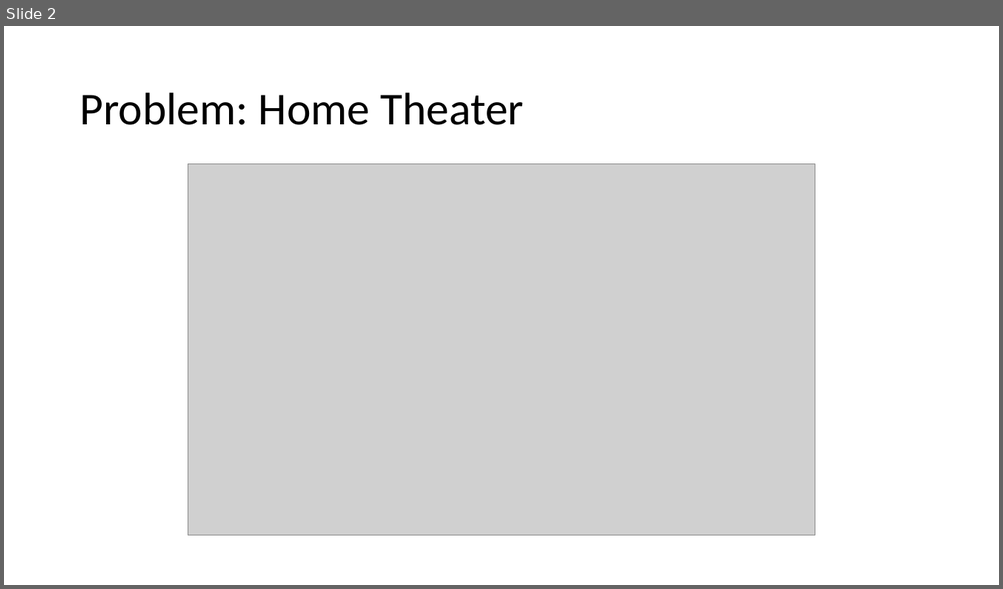
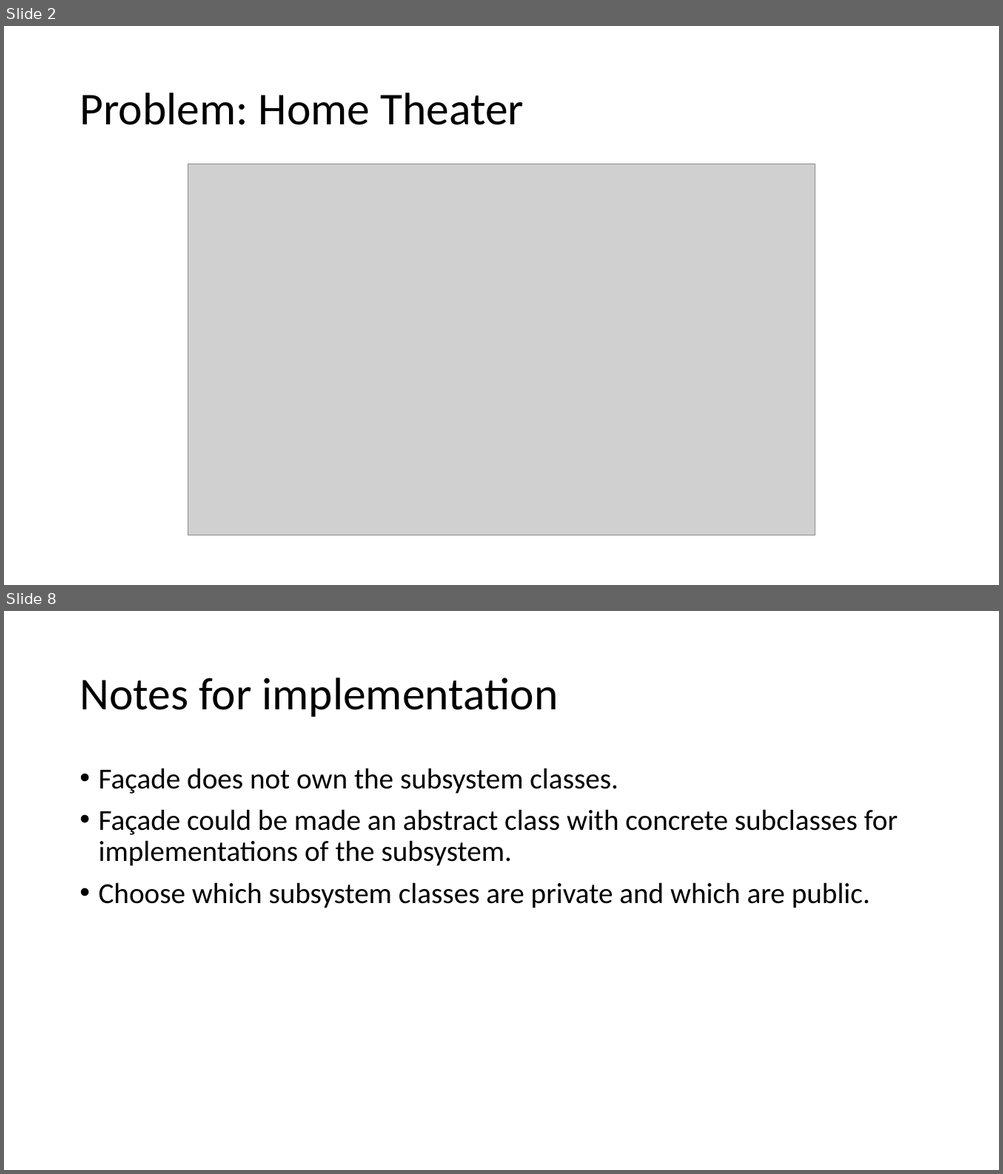
Before and after one commit to crsdrw/patterns, a slide deck: Patterns/docs/Facade.pptx. Shown one above the other, each under a label of ours: slide 2 before the commit, slides 2 and 8 after it; the slides between them are not shown. The pictures are 1003x589 and 1003x1174 pixels, drawn with LibreOffice and Linux fonts; fonts in the diff are those of the drawing; grey boxes stand for pictures. Boxes give left, top, right and bottom in pixels: in the first picture for what was removed or moved away, otherwise in the second. Text is boxed around its words. In the diff, an @@ line names an element or a change of style, - is before the commit and + after.

```diff
--- a/Patterns/docs/Facade.pptx
+++ b/Patterns/docs/Facade.pptx
@@ slide 8 added at bbox=[4, 611, 999, 1170], background #FFFFFF @@
@@ title added at bbox=[79, 678, 558, 717], 44 pt, text #000000 @@
+Notes for implementation
@@ text added at bbox=[99, 768, 897, 908], 28 pt, text #000000 @@
+• Façade does not own the subsystem classes.
+• Façade could be made an abstract class with concrete subclasses for implementations of the subsystem.
+• Choose which subsystem classes are private and which are public.
```
Also in this commit, not shown: 2 slides changed, 4 other slides added, 2 other files.
